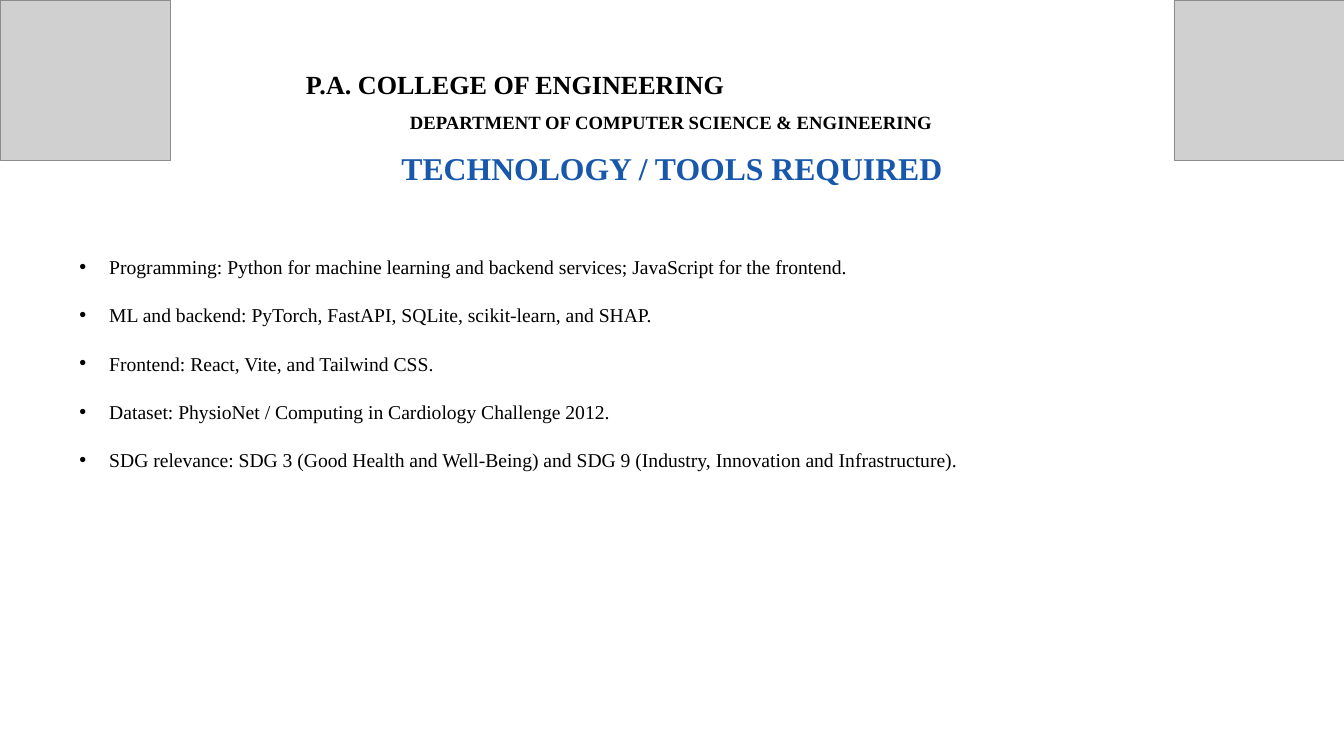
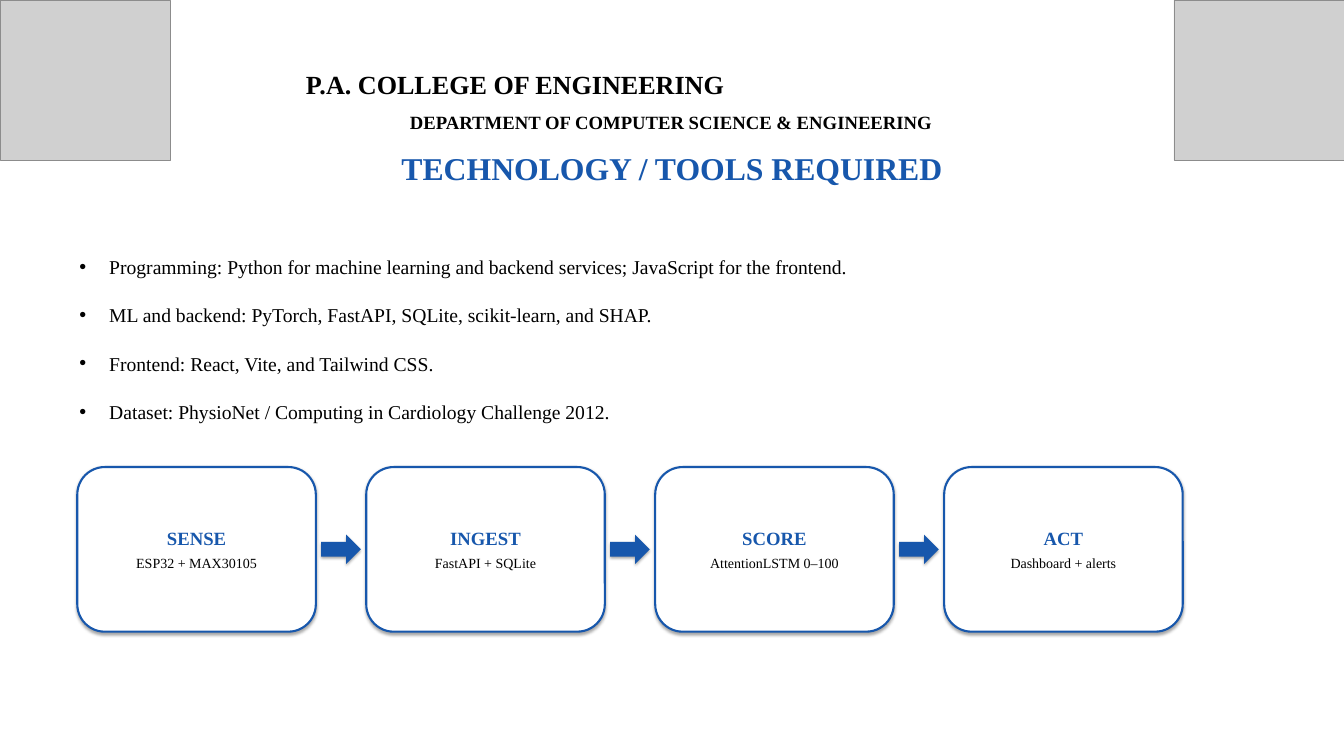
Before and after one commit to Dinaltium/SynCura, a slide deck: slide 11 of ppt/SynCura_Deck_V2.pptx. Drawn at 1344x756 pixels with LibreOffice and Linux fonts; fonts in the diff are those of the drawing; grey boxes stand for pictures. Boxes give left, top, right and bottom in pixels: in the first picture for what was removed or moved away, otherwise in the second. Text is boxed around its words. In the diff, an @@ line names an element or a change of style, - is before the commit and + after.

```diff
--- a/ppt/SynCura_Deck_V2.pptx
+++ b/ppt/SynCura_Deck_V2.pptx
@@ rounded rectangle added at <box>77,467,316,632</box>, fill #FFFFFF, outline #1757AC 2.25 pt, 15 pt, text #000000 @@
+SENSE
+ESP32 + MAX30105
@@ text at <box>109,453,957,472</box>: paragraph removed @@
-• SDG relevance: SDG 3 (Good Health and Well-Being) and SDG 9 (Industry, Innovation and Infrastructure).
@@ rounded rectangle added at <box>366,467,605,632</box>, fill #FFFFFF, outline #1757AC 2.25 pt, 15 pt, text #000000 @@
+INGEST
+FastAPI + SQLite
@@ rounded rectangle added at <box>655,467,894,632</box>, fill #FFFFFF, outline #1757AC 2.25 pt, 15 pt, text #000000 @@
+SCORE
+AttentionLSTM 0–100
@@ rounded rectangle added at <box>944,467,1183,632</box>, fill #FFFFFF, outline #1757AC 2.25 pt, 15 pt, text #000000 @@
+ACT
+Dashboard + alerts
@@ right arrow added at <box>321,535,361,564</box>, fill #1757AC @@
@@ right arrow added at <box>610,535,650,564</box>, fill #1757AC @@
@@ right arrow added at <box>899,535,939,564</box>, fill #1757AC @@
```
Also in this commit, not shown: 8 other slides changed, 2 other files.
